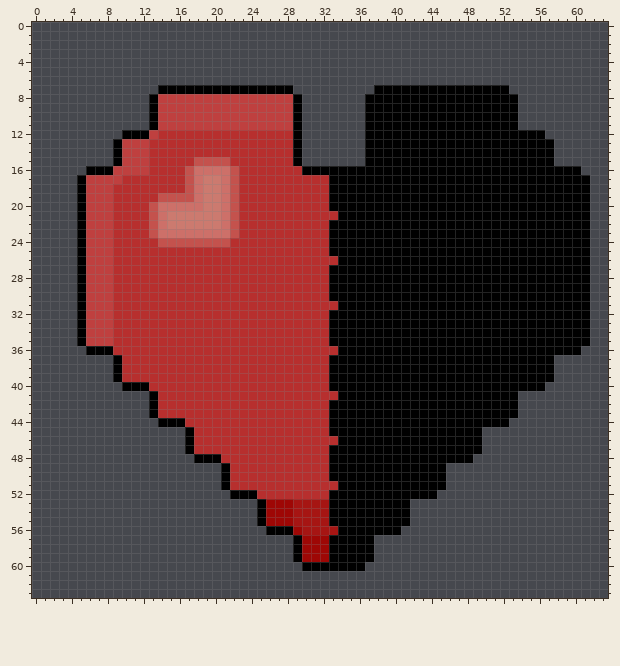
Pixel-art file, stored at Assets/Sprite/Objects/HalfHeart.aseprite. The picture above is the old version.
64x64 pixels, 1 frame.
The result:
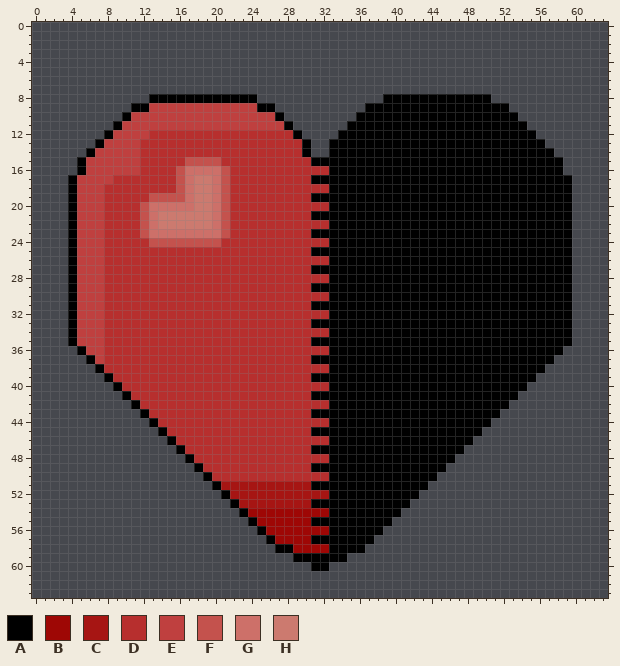
Palette (. is transparent): A #000000  B #9e0705  C #a61513  D #b72f2e  E #bf403f  F #c4524d  G #cd7069  H #cc7a6f
The exact change:
y 7: x 14..28 AAAAAAAAAAAAAAA -> ...............; x 38..52 AAAAAAAAAAAAAAA -> ...............
y 8: x 14..29 EEEEEEEEEEEEEEEA -> AAAAAAAAAAA.....; x 37..38 AA -> ..; x 51..53 AAA -> ...
y 9: x 11..13 ..A -> AAE; x 25..29 EEEEA -> AA...; x 53 A -> .
y 10: x 10..13 ...A -> AEEE; x 27..29 EEA -> A..; x 36 . -> A
y 11: x 9..13 ....A -> AEEEE; x 28..29 EA -> A.; x 35..36 .. -> AA; x 54 . -> A
y 12: x 8..13 ..AAAE -> AEEEED; x 34..36 ... -> AAA; x 56 A -> .
y 13: x 7..9 ..A -> AEE; x 12 E -> D; x 29..30 A. -> DA; x 33..36 .... -> AAAA; x 57 A -> .
y 14: x 6..9 ...A -> AEEE; x 12 E -> D; x 29..30 A. -> DA; x 33..36 .... -> AAAA
y 15: x 5..9 ....A -> AEEEE; x 12 E -> D; x 17 D -> F; x 21 F -> D; x 29..36 A....... -> DDAAAAAA; x 58 . -> A
y 16: x 5..8 .AAA -> AEEE; x 12 E -> D; x 16..17 DF -> FG; x 21..22 GF -> FD; x 30..32 AAA -> DDD; x 59..60 AA -> ..
y 17: x 4..5 .A -> AE; x 9 E -> D; x 16..18 DFG -> FGH; x 20..22 HGF -> GFD; x 31..32 DD -> AA; x 60..61 AA -> ..
y 18: x 4..5 .A -> AE; x 8 E -> D; x 16..18 DFG -> FGH; x 20..22 HGF -> GFD; x 60..61 AA -> ..
y 19: x 4..5 .A -> AE; x 8 E -> D; x 13 D -> F; x 17..18 FG -> GH; x 20..22 HGF -> GFD; x 31..32 DD -> AA; x 60..61 AA -> ..
y 20: x 4..5 .A -> AE; x 8 E -> D; x 12..13 DF -> FG; x 18 G -> H; x 20..22 HGF -> GFD; x 60..61 AA -> ..
y 21: x 4..5 .A -> AE; x 8 E -> D; x 12..14 DFG -> FGH; x 20..22 HGF -> GFD; x 31..33 DDD -> AAA; x 60..61 AA -> ..
y 22: x 4..5 .A -> AE; x 8 E -> D; x 12..14 DFG -> FGH; x 20..22 HGF -> GFD; x 60..61 AA -> ..
y 23: x 4..5 .A -> AE; x 8 E -> D; x 12..13 DF -> FG; x 21..22 GF -> FD; x 31..32 DD -> AA; x 60..61 AA -> ..
y 24: x 4..5 .A -> AE; x 8 E -> D; x 13 D -> F; x 21 F -> D; x 60..61 AA -> ..
y 25: x 4..5 .A -> AE; x 8 E -> D; x 31..32 DD -> AA; x 60..61 AA -> ..
y 26: x 4..5 .A -> AE; x 8 E -> D; x 33 D -> A; x 60..61 AA -> ..
y 27: x 4..5 .A -> AE; x 8 E -> D; x 31..32 DD -> AA; x 60..61 AA -> ..
y 28: x 4..5 .A -> AE; x 8 E -> D; x 60..61 AA -> ..
y 29: x 4..5 .A -> AE; x 8 E -> D; x 31..32 DD -> AA; x 60..61 AA -> ..
y 30: x 4..5 .A -> AE; x 8 E -> D; x 60..61 AA -> ..
y 31: x 4..5 .A -> AE; x 8 E -> D; x 31..33 DDD -> AAA; x 60..61 AA -> ..
y 32: x 4..5 .A -> AE; x 8 E -> D; x 60..61 AA -> ..
y 33: x 4..5 .A -> AE; x 8 E -> D; x 31..32 DD -> AA; x 60..61 AA -> ..
y 34: x 4..5 .A -> AE; x 8 E -> D; x 60..61 AA -> ..
y 35: x 4..5 .A -> AE; x 8 E -> D; x 31..32 DD -> AA; x 60..61 AA -> ..
y 36: x 5..8 .AAA -> AEED; x 33 D -> A; x 59..60 AA -> ..
y 37: x 6..9 ...A -> AEDD; x 31..32 DD -> AA
y 38: x 7..9 ..A -> ADD; x 57 A -> .
y 39: x 8..9 .A -> AD; x 31..32 DD -> AA; x 56..57 AA -> ..
y 40: x 9..12 .AAA -> ADDD; x 55..56 AA -> ..
y 41: x 10..13 ...A -> ADDD; x 31..33 DDD -> AAA
y 42: x 11..13 ..A -> ADD; x 53 A -> .
y 43: x 12..13 .A -> AD; x 31..32 DD -> AA; x 52..53 AA -> ..
y 44: x 13..16 .AAA -> ADDD; x 51..52 AA -> ..
y 45: x 14..17 ...A -> ADDD; x 31..32 DD -> AA
y 46: x 15..17 ..A -> ADD; x 33 D -> A; x 49 A -> .
y 47: x 16..17 .A -> AD; x 31..32 DD -> AA; x 48..49 AA -> ..
y 48: x 17..20 .AAA -> ADDD; x 47..48 AA -> ..
y 49: x 18..21 ...A -> ADDD; x 31..32 DD -> AA
y 50: x 19..21 ..A -> ADD; x 45 A -> .
y 51: x 20..33 .ADDDDDDDDDDDD -> ACCCCCCCCCCAAA; x 44..45 AA -> ..
y 52: x 21..32 .AAADDDDDDDD -> ACCCCCCCCCCC; x 43..44 AA -> ..
y 53: x 22..28 ...ABBB -> ACCCCCC; x 31..32 CC -> AA
y 54: x 23..25 ..A -> ABB; x 29..32 CCCC -> BBBB; x 41 A -> .
y 55: x 24..25 .A -> AB; x 29..32 CCCC -> BBAA; x 40..41 AA -> ..
y 56: x 25..28 .AAA -> ABBB; x 30..33 CCCC -> BBBA; x 39..40 AA -> ..
y 57: x 26..29 ...A -> ABBB; x 31..32 BB -> AA
y 58: x 27..29 ..A -> AAB; x 37 A -> .
y 59: x 30..32 BBB -> AAA; x 35..37 AAA -> ...
y 60: x 30 A -> .; x 33..36 AAAA -> ....
Where, in picture pixels (left, top, right, bottom), the same in both pictures:
changed: (68, 85, 590, 571)
